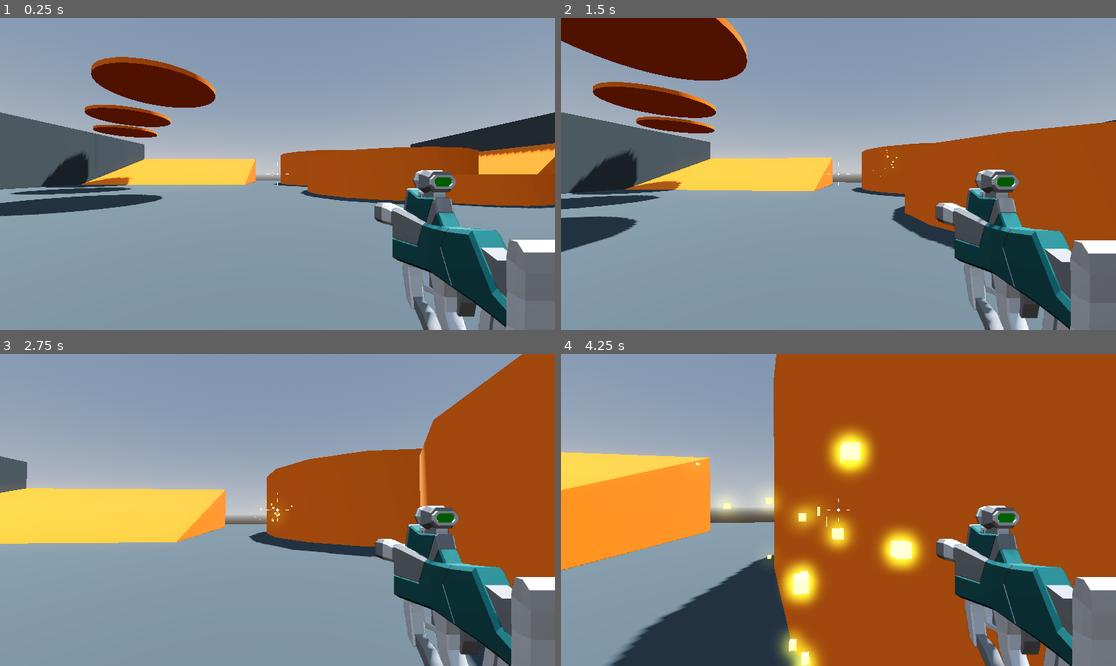
Above: before the commit, frames 1-4 (two rows, left to right).
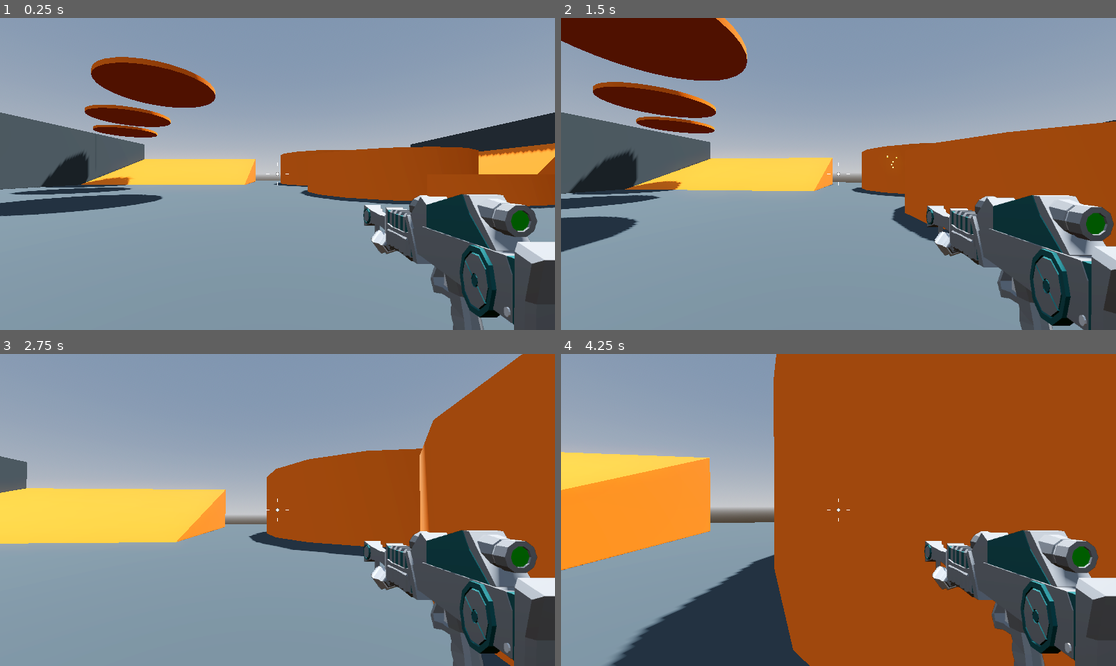
Above: after the commit, the same moments.

Repository: DTNevaeha/Shootout
Game: Godot game, scene res://Levels/SandBox.tscn
The game is run twice, just before and just after one commit, with the same random seed, the same clock (stepped at 60 frames per second) and the same inputs.
Inputs (mouse positions are in pixels of both pictures, inside the frame that each line leads up to):
- Up to frame 1 (0.25 s): no input
- Up to frame 2 (1.5 s): tap Enter at 0.5 s; move the mouse to (866, 174) at 0.52 s; press the mouse at (866, 174) at 0.53 s; hold W (move_forward) from 0.53 s (still down); tap Space (jump) at 0.77 s; move the mouse to (810, 174) at 1.27 s; release the mouse at (810, 174) at 1.28 s; click (810, 174) at 1.35 s
- Up to frame 3 (2.75 s): keep holding W (move_forward); tap Space (jump) at 1.52 s; move the mouse to (288, 503) at 2.02 s; press the mouse at (288, 503) at 2.03 s
- Up to frame 4 (4.25 s): keep holding W (move_forward); move the mouse to (832, 516) at 2.77 s; release the mouse at (832, 516) at 2.78 s; click (832, 516) at 2.85 s; tap Space (jump) at 3.02, 3.77 s; move the mouse to (877, 513) at 3.52 s; press the mouse at (877, 513) at 3.53 s

The runs differ from the first frame. In frame 1, 11% of the frame differs, in the area x 65-100%, y 48-100%; in frame 2, 11%; in frame 3, 11%; in frame 4, 16%, in the area x 24-100%, y 23-100%.

Commit message:
Created a rifle to use as well

Diff:
--- a/Player/game_over_menu.tres
+++ b/Player/game_over_menu.tres
@@ -19,7 +19,6 @@
 code = "shader_type canvas_item;
 render_mode blend_mix;
 
-uniform sampler2D Screen : source_color, filter_linear_mipmap, hint_screen_texture;
 
 
 
@@ -34,7 +33,7 @@
 
 	vec4 n_out2p0;
 // Texture2D:2
-	n_out2p0 = textureLod(Screen, n_out3p0, n_out4p0);
+	n_out2p0 = vec4(0.0);
 
 
 // Output:0
@@ -43,7 +42,7 @@
 
 }
 "
-graph_offset = Vector2(-1000.79, -581.242)
+graph_offset = Vector2(-1066.79, -300)
 mode = 1
 flags/light_only = false
 nodes/fragment/0/position = Vector2(220, 100)
@@ -54,5 +53,5 @@
 nodes/fragment/4/node = SubResource("VisualShaderNodeFloatConstant_mpwm8")
 nodes/fragment/4/position = Vector2(-340, 140)
 nodes/fragment/5/node = SubResource("VisualShaderNodeTexture2DParameter_k55yk")
-nodes/fragment/5/position = Vector2(-480, 220)
-nodes/fragment/connections = PackedInt32Array(2, 0, 0, 0, 3, 0, 2, 0, 4, 0, 2, 1, 5, 0, 2, 2)
+nodes/fragment/5/position = Vector2(-425.26, 354.326)
+nodes/fragment/connections = PackedInt32Array(2, 0, 0, 0, 3, 0, 2, 0, 4, 0, 2, 1)
--- a/Player/player.tscn
+++ b/Player/player.tscn
@@ -3,7 +3,7 @@
 [ext_resource type="Script" path="res://Player/player.gd" id="1_fspgh"]
 [ext_resource type="Script" path="res://Player/SmoothCamera.gd" id="2_wxyhh"]
 [ext_resource type="Script" path="res://Player/Crosshair.gd" id="3_brjb5"]
-[ext_resource type="PackedScene" uid="uid://duvo08au3rw41" path="res://Weapons/SMG.tscn" id="3_ns35k"]
+[ext_resource type="PackedScene" uid="uid://c5fj2fg1v3oyb" path="res://Weapons/Rifle.tscn" id="3_edukq"]
 [ext_resource type="Texture2D" uid="uid://b558ox6x7qaup" path="res://Player/damage.png" id="5_d0sxa"]
 [ext_resource type="PackedScene" uid="uid://bkbx50kom1o3q" path="res://Player/game_over_menu.tscn" id="6_h0lcj"]
 
@@ -89,10 +89,10 @@
 cull_mask = 1048573
 script = ExtResource("2_wxyhh")
 
-[node name="SMG" parent="CameraPivot/SmoothCamera" instance=ExtResource("3_ns35k")]
-
 [node name="RemoteTransform3D" type="RemoteTransform3D" parent="CameraPivot/SmoothCamera"]
 remote_path = NodePath("../../../SubViewportContainer/SubViewport/WeaponCamera")
+
+[node name="Rifle" parent="CameraPivot/SmoothCamera" instance=ExtResource("3_edukq")]
 
 [node name="SubViewportContainer" type="SubViewportContainer" parent="."]
 anchors_preset = 15
--- /dev/null
+++ b/Weapons/Rifle.tscn
@@ -0,0 +1,86 @@
+[gd_scene load_steps=8 format=3 uid="uid://c5fj2fg1v3oyb"]
+
+[ext_resource type="PackedScene" uid="uid://dnp3n1gun4xnx" path="res://Weapons/hitscan_weapon.tscn" id="1_cviqr"]
+[ext_resource type="PackedScene" uid="uid://gge387f5m0qb" path="res://Weapons/Rifle.glb" id="2_sn3ht"]
+
+[sub_resource type="StandardMaterial3D" id="StandardMaterial3D_y64vi"]
+emission_enabled = true
+emission = Color(1, 1, 1, 1)
+emission_energy_multiplier = 3.0
+
+[sub_resource type="Curve" id="Curve_5e2c3"]
+_data = [Vector2(0, 1), 0.0, 0.0, 0, 0, Vector2(1, 0), 0.0, 0.0, 0, 0]
+point_count = 2
+
+[sub_resource type="CurveTexture" id="CurveTexture_wc5qt"]
+curve = SubResource("Curve_5e2c3")
+
+[sub_resource type="ParticleProcessMaterial" id="ParticleProcessMaterial_nhs6j"]
+direction = Vector3(0, 0, -1)
+spread = 8.0
+initial_velocity_min = 6.0
+initial_velocity_max = 8.0
+gravity = Vector3(0, 0, 0)
+scale_curve = SubResource("CurveTexture_wc5qt")
+
+[sub_resource type="BoxMesh" id="BoxMesh_wwp17"]
+size = Vector3(0.1, 0.1, 0.1)
+
+[node name="Rifle" node_paths=PackedStringArray("muzzle_flash", "weapon_mesh") instance=ExtResource("1_cviqr")]
+fire_rate = 8.0
+muzzle_flash = NodePath("MuzzleFlash")
+recoil = 0.3
+weapon_damage = 70
+weapon_mesh = NodePath("Rifle")
+
+[node name="MuzzleFlash" type="GPUParticles3D" parent="." index="2"]
+transform = Transform3D(1, 0, 0, 0, 1, 0, 0, 0, 1, 0.7, -0.306, -3.217)
+layers = 2
+material_override = SubResource("StandardMaterial3D_y64vi")
+cast_shadow = 0
+emitting = false
+lifetime = 0.07
+one_shot = true
+explosiveness = 1.0
+fixed_fps = 60
+local_coords = true
+process_material = SubResource("ParticleProcessMaterial_nhs6j")
+draw_pass_1 = SubResource("BoxMesh_wwp17")
+
+[node name="Rifle" parent="." index="3" instance=ExtResource("2_sn3ht")]
+transform = Transform3D(1, 0, 0, 0, 1, 0, 0, 0, 1, 0.714, -0.302, -1.8)
+
+[node name="Part_104" parent="Rifle" index="0"]
+layers = 2
+
+[node name="Gun butt_018" parent="Rifle" index="1"]
+layers = 2
+
+[node name="Part_106" parent="Rifle" index="2"]
+layers = 2
+
+[node name="Grip_027" parent="Rifle" index="3"]
+layers = 2
+
+[node name="Part_108" parent="Rifle" index="4"]
+layers = 2
+
+[node name="Scope_022" parent="Rifle" index="5"]
+layers = 2
+
+[node name="Scope_023" parent="Rifle" index="6"]
+layers = 2
+
+[node name="Extra accessories_008" parent="Rifle" index="7"]
+layers = 2
+
+[node name="Part_112" parent="Rifle" index="8"]
+layers = 2
+
+[node name="Part_113" parent="Rifle" index="9"]
+layers = 2
+
+[node name="Muzzle breaks" parent="Rifle" index="10"]
+layers = 2
+
+[editable path="Rifle"]
--- a/Weapons/SMG.tscn
+++ b/Weapons/SMG.tscn
@@ -27,6 +27,7 @@
 size = Vector3(0.1, 0.1, 0.1)
 
 [node name="SMG" node_paths=PackedStringArray("muzzle_flash", "weapon_mesh") instance=ExtResource("1_1f0d0")]
+automatic = true
 muzzle_flash = NodePath("MuzzleFlash")
 weapon_mesh = NodePath("SMG")
 
--- a/Weapons/hitscan_weapon.gd
+++ b/Weapons/hitscan_weapon.gd
@@ -1,5 +1,6 @@
 extends Node3D
 
+@export var automatic: bool
 @export var fire_rate := 14.0
 @export var muzzle_flash: GPUParticles3D
 @export var recoil := 0.05
@@ -13,9 +14,14 @@
 
 
 func _process(delta: float) -> void:
-	if Input.is_action_pressed("fire"):
-		if cooldown_timer.is_stopped():
-			shoot()
+	if automatic:
+		if Input.is_action_pressed("fire"):
+			if cooldown_timer.is_stopped():
+				shoot()
+	else:
+		if Input.is_action_just_pressed("fire"):
+			if cooldown_timer.is_stopped():
+				shoot()
 
 	weapon_mesh.position = weapon_mesh.position.lerp(weapon_position, delta * 10.0)
 
Binary file added: Weapons/Rifle.glb
Not shown, added: Weapons/Rifle.glb.import
Binary file added: Weapons/Rifle_Palette-Colour.png
Not shown, added: Weapons/Rifle_Palette-Colour.png.import
